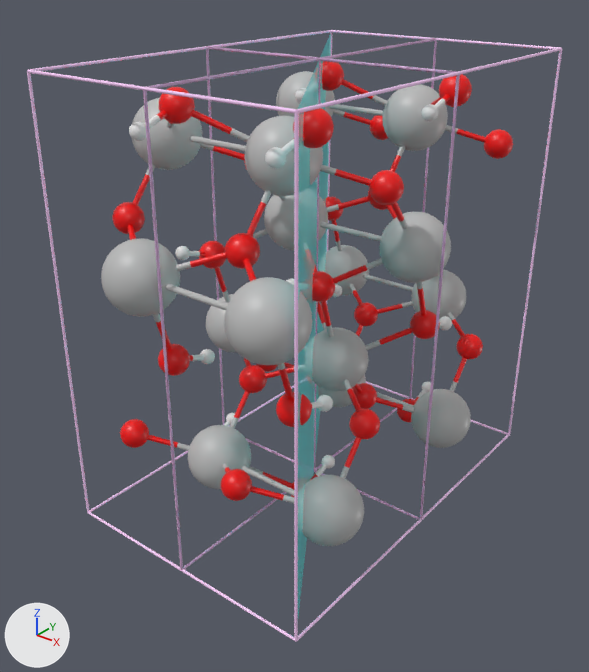
Renders of the glTF model output/VHO2_3_cart.glb from each side of a commit.
The view is the same before and after, from a 50 mm lens placed at (13.3, -8.97, 11.97), pointed at (2.99, 3.93, 3.97). Every picture has the same lights, and +X, +Y and +Z are marked at lower left. The picture after the commit comes second. Where no turn or scale is listed for an object, it has been applied to the vertices.

The older version as bpy lines, for what is in view:
```python
me_millerplane_110 = bpy.data.meshes.new('MillerPlane_110')
me_millerplane_110.from_pydata([(6.16, 0.0, 9.84), (6.16, 0.0, 0.0), (0.0, 9.18, 0.0), (0.0, 9.18, 9.84)], [], [(0, 1, 2), (0, 2, 3)])
me_millerplane_110.materials.append(mat_yy)  # cyan #00ffff
me_o14_001 = bpy.data.meshes.new('O14.001')
me_o14_001.from_pydata(...)  # a UV sphere (32 segments, 16 rings, poles along z) spanning x -0.32..0.32, y -0.32..0.32, z -0.32..0.32
me_o14_001.materials.append(mat_o)  # red #f30000
me_v01_001 = bpy.data.meshes.new('V01.001')
me_v01_001.from_pydata(...)  # a UV sphere (32 segments, 16 rings, poles along z) spanning x -0.72..0.72, y -0.72..0.72, z -0.72..0.72
me_v01_001.materials.append(mat_v)  # grey #bcbcbc
ob_millerplane_110 = bpy.data.objects.new('MillerPlane_110', me_millerplane_110)
ob_millerplane_110.location = (0.0, 0.0, 0.0)
ob_o14_001 = bpy.data.objects.new('O14.001', me_o14_001)
ob_o14_001.location = (5.39, 1.4, 9.3)
ob_v01_001 = bpy.data.objects.new('V01.001', me_v01_001)
ob_v01_001.location = (5.39, 0.24, 6.36)
# also in view: 'V04.003' at (3.85, 7.13, 8.41); 'V02.003' at (5.39, 6.65, 1.44); 'V04' at (0.77, 2.53, 8.41); 'O13.001' at (5.39, 0.9, 4.38); 'O12.001' at (3.85, 0.95, 1.99)
```
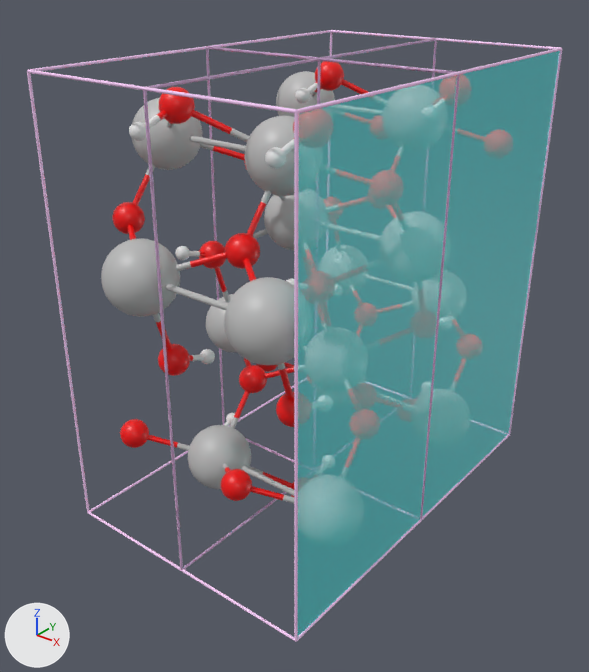
Edits to the bpy script that builds the scene:
```text
Add me_millerplane_100:
    me_millerplane_100.from_pydata([(6.16, 0.0, 9.84), (6.16, 0.0, 0.0), (6.16, 9.18, 0.0), (6.16, 9.18, 9.84)], [], [(0, 1, 2), (0, 2, 3)])
    me_millerplane_100.materials.append(mat_yy)  # cyan #00ffff
Remove ob_millerplane_110:
    ob_millerplane_110 = bpy.data.objects.new('MillerPlane_110', me_millerplane_110)
    ob_millerplane_110.location = (0.0, 0.0, 0.0)
Add ob_millerplane_100:
    ob_millerplane_100 = bpy.data.objects.new('MillerPlane_100', me_millerplane_100)
    ob_millerplane_100.location = (0.0, 0.0, 0.0)
```

Location of each change, [x1, y1, x2, y2] in pixels of the pictures (589 x 672 px):
'MillerPlane_100', added
    after: [297, 51, 560, 637]
'MillerPlane_110', deleted
    before: [298, 33, 331, 616]
